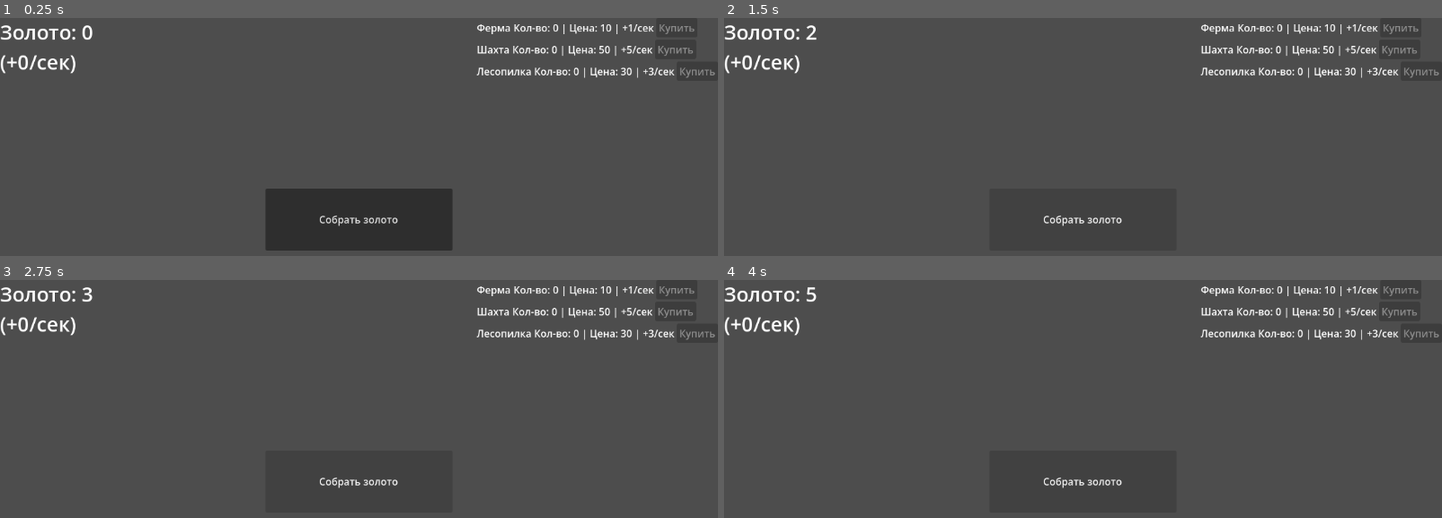
Above: before the commit, frames 1-4 (two rows, left to right).
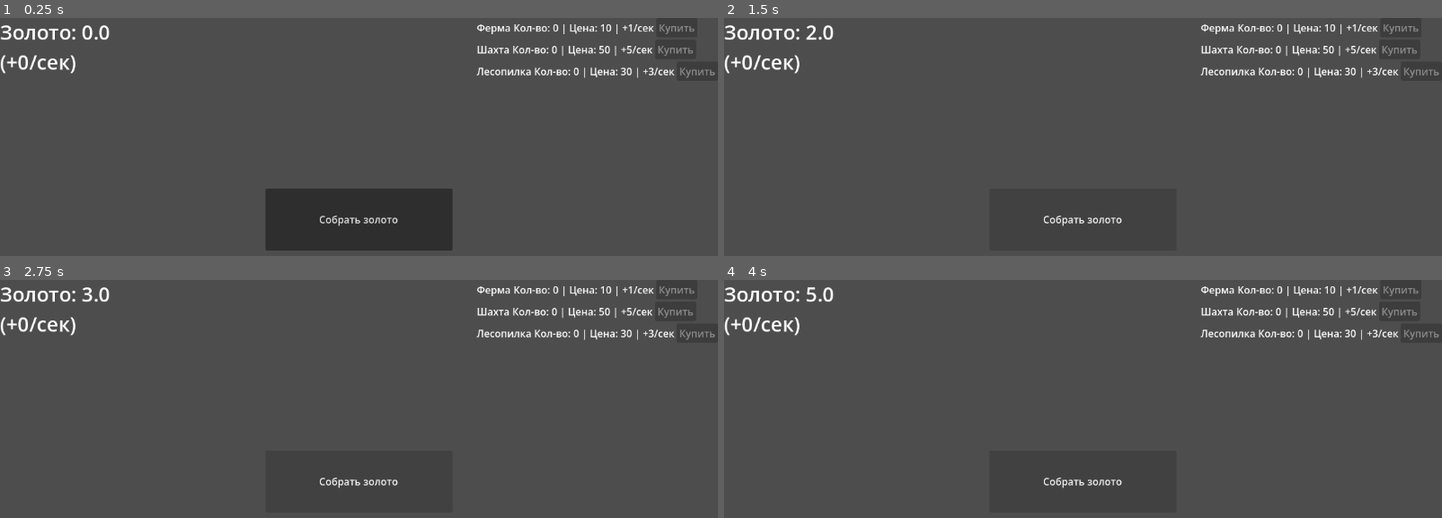
Above: after the commit, the same moments.

Repository: VPodolski/KinkdomClicker
Game: Godot game, scene res://main.tscn
The game is run twice, just before and just after one commit, with the same random seed, the same clock (stepped at 60 frames per second) and the same inputs.
Inputs:
- Up to frame 1 (0.25 s): no input
- Up to frame 2 (1.5 s): click "Собрать золото" at 0.5 s; click "Собрать золото" at 1.25 s
- Up to frame 3 (2.75 s): click "Собрать золото" at 2 s
- Up to frame 4 (4 s): tap Enter at 2.75 s; tap Space at 3.5 s

The runs differ from the first frame. In frame 1, less than 0.1% of the frame differs, in the area x 13-16%, y 3-10%; in frame 2, less than 0.1%; in frame 3, less than 0.1%; in frame 4, less than 0.1%.

Commit message:
smooth counter has been implemented

Diff:
--- a/main.gd
+++ b/main.gd
@@ -1,7 +1,8 @@
 extends Control
 
-var gold: int = 0
+var gold: float = 0.0
 var gold_boost_cost: int = 10
+var ui_update_timer := 0.0
 var buildings = []
 
 @onready var gold_label = $GoldLabel
@@ -47,13 +48,18 @@
 	update_ui()
 
 func update_ui():
-	gold_label.text = "Золото: " + str(gold) + \
+	gold_label.text = "Золото: %.1f" % gold + \
 	"\n(+" + str(get_total_income()) + "/сек)"
 	update_buildings_ui()
 
-func _on_auto_gold_timer_timeout():
-	gold += get_total_income()
-	update_ui()
+func _process(delta):
+	var income_per_second = get_total_income()
+	gold += income_per_second * delta
+
+	ui_update_timer += delta
+	if ui_update_timer >= 0.05: # 20 раз в секунду
+		update_ui()
+		ui_update_timer = 0.0
 
 func buy_building(index):
 	var b = buildings[index]
